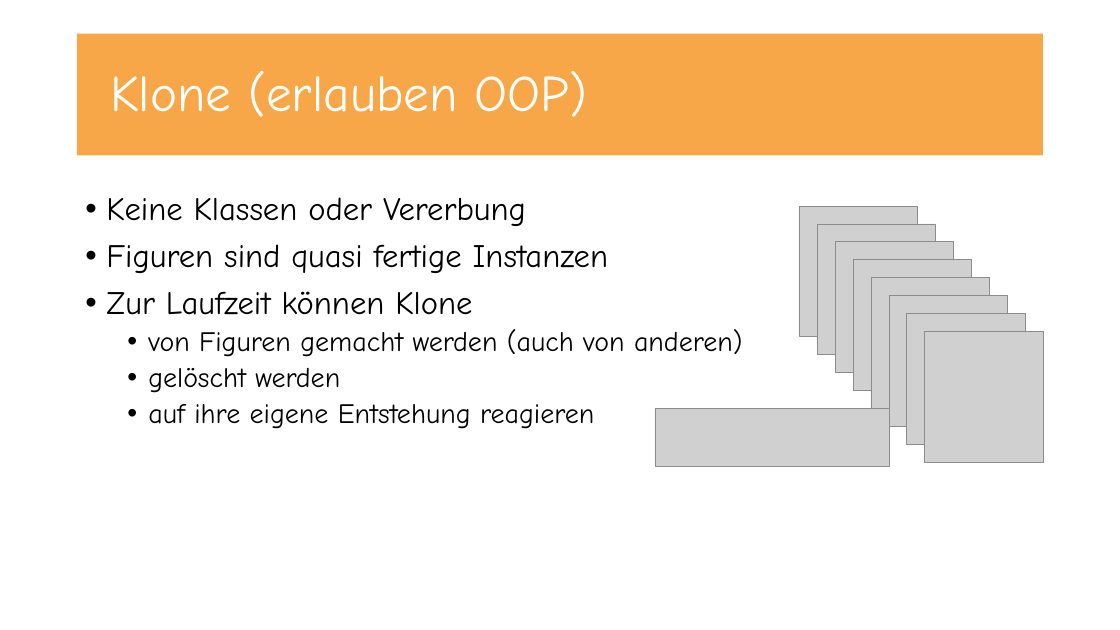
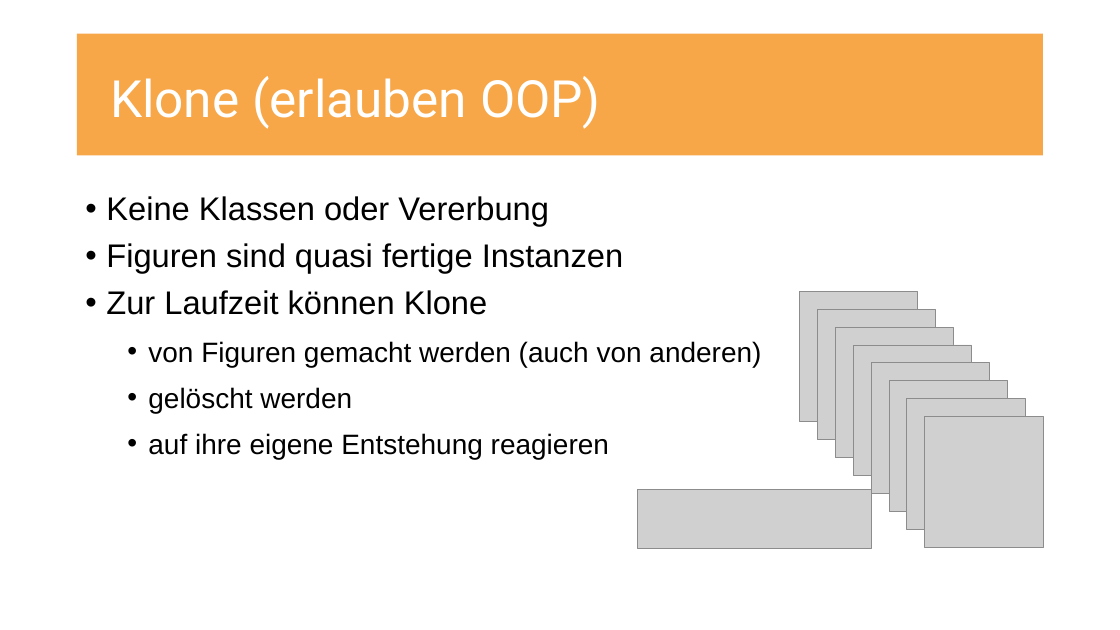
Before and after one commit to UncleBench/PCP-Projekt, a slide deck: slide 6 of Praesentation.pptx. Drawn at 1120x630 pixels with LibreOffice and Linux fonts; fonts in the diff are those of the drawing; grey boxes stand for pictures. Boxes give left, top, right and bottom in pixels: in the first picture for what was removed or moved away, otherwise in the second. Text is boxed around its words. In the diff, an @@ line names an element or a change of style, - is before the commit and + after.

```diff
--- a/Praesentation.pptx
+++ b/Praesentation.pptx
@@ title "Klone (erlauben OOP)" at [77,34,1044,155]: font Comic Neue to Roboto @@
@@ text "Keine Klassen oder Vererbung" at [106,196,761,459]: font Comic Neue to Arial; line spacing 0.9 to 1.2 @@
@@ 8 pictures: place and size @@
-8 pictures at [800,206,1044,463]
+8 pictures at [800,292,1044,548]
@@ picture: place and size @@
-picture at [655,409,889,467]
+picture at [638,490,871,548]
```
Also in this commit, not shown: 7 other slides changed, 1 other file.
